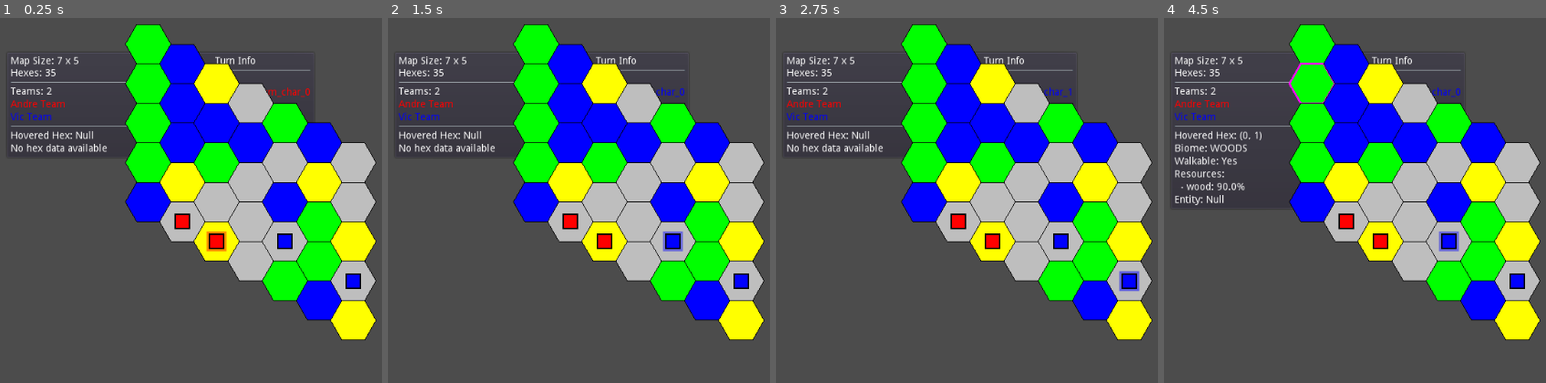
Above: before the commit, frames 1-4 (left to right).
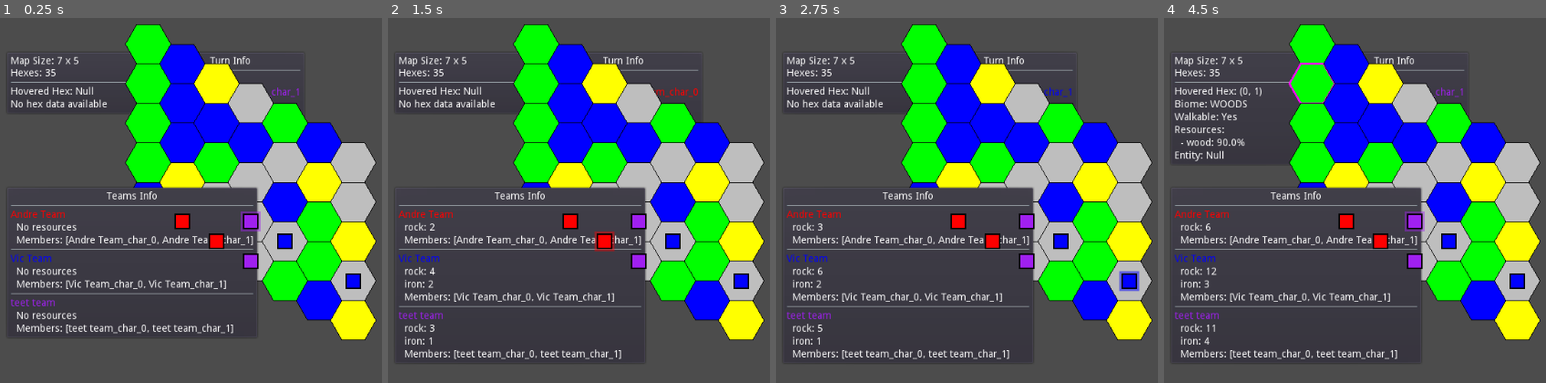
Above: after the commit, the same moments.

Repository: vgMonky/hexa_survival
Game: Godot game, scene res://hex_survival/main.tscn
The game is run twice, just before and just after one commit, with the same random seed, the same clock (stepped at 60 frames per second) and the same inputs.
Inputs (mouse positions are in pixels of both pictures, inside the frame that each line leads up to):
- Up to frame 1 (0.25 s): no input
- Up to frame 2 (1.5 s): click "End Turn" at 0.5 s; click "End Turn" at 1.25 s
- Up to frame 3 (2.75 s): click "End Turn" at 2 s
- Up to frame 4 (4.5 s): click "End Turn" at 2.75 s; click "End Turn" at 3.5 s; tap Enter at 4.25 s; drag from (1312, 43) to (1312, 164) at 4.27 s

The runs differ from the first frame. In frame 1, 9.4% of the frame differs, in the area x 2-82%, y 10-87%; in frame 2, 9.4%; in frame 3, 9.0%; in frame 4, 10%, in the area x 2-79%, y 9-94%.

Commit message:
added teams ui working correctly

Diff:
--- a/hex_survival/main.gd
+++ b/hex_survival/main.gd
@@ -1,63 +1,44 @@
 # main.gd
 extends Node2D
 
-func _init() -> void:
-	print("TIMING: Main _init")
-
-func _notification(what):
-	match what:
-		NOTIFICATION_INSTANCED:
-			print("TIMING: Main scene instanced")
-		NOTIFICATION_PARENTED:
-			print("TIMING: Main scene parented")
-		NOTIFICATION_PATH_CHANGED:
-			print("TIMING: Main scene path changed")
-		NOTIFICATION_READY:
-			print("TIMING: Main scene notification ready")
-		NOTIFICATION_ENTER_TREE:
-			print("TIMING: Main scene enter tree")
-
-func _enter_tree() -> void:
-	print("TIMING: Main _enter_tree")
-
 func _ready() -> void:
-	print("TIMING: Main _ready starting")
 	var state_manager = StateManager.new()
-	print("TIMING: StateManager created")
 	add_child(state_manager)
-	print("TIMING: StateManager added to tree")
 	state_manager.initialize(7, 5)
-	print("TIMING: State initialized")
 
 	state_manager.apply_state_change({
 		"type": "add_team",
 		"team_name": "Andre Team",
 		"team_color": Color.red
 	})
-	print("TIMING: First team added")
 
 	state_manager.apply_state_change({
 		"type": "add_team",
 		"team_name": "Vic Team",
 		"team_color": Color.blue
 	})
-	print("TIMING: Second team added")
+	state_manager.apply_state_change({
+		"type": "add_team",
+		"team_name": "teet team",
+		"team_color": Color.purple
+	})
 
 	var info_ui = InfoUI.new()
-	print("TIMING: InfoUI created")
 	add_child(info_ui)
 	info_ui.update_state_info(state_manager.current_state, null)
 
 	var turn_ui = TurnUI.new()
-	print("TIMING: TurnUI created")
 	add_child(turn_ui)
 	turn_ui.initialize(state_manager)
 
 	var map_view = MapView.new()
-	print("TIMING: MapView created")
 	add_child(map_view)
 	map_view.initialize(state_manager, info_ui)
-	print("TIMING: MapView initialized")
 
+	var teams_ui = TeamsUI.new()
+	add_child(teams_ui)
+	teams_ui.initialize(state_manager)
+
+	# Connect state updates
 	state_manager.connect("state_updated", turn_ui, "_on_state_updated")
-	print("TIMING: _ready completed")
+	state_manager.connect("state_updated", teams_ui, "_on_state_updated")
--- a/hex_survival/view/ui/info_ui.gd
+++ b/hex_survival/view/ui/info_ui.gd
@@ -3,38 +3,19 @@
 extends UIBox
 
 var map_info: Label
-var team_info: VBoxContainer
 var hex_info: VBoxContainer
 
 func _init(title: String = "", pos_preset: int = Control.PRESET_TOP_RIGHT).(title, pos_preset) -> void:
 	set_margins(-200, 10, -10)
 	map_info = Label.new()
-	team_info = VBoxContainer.new()
 	hex_info = VBoxContainer.new()
 	content.add_child(map_info)
-	content.add_child(HSeparator.new())
-	content.add_child(team_info)
 	content.add_child(HSeparator.new())
 	content.add_child(hex_info)
 
 func update_state_info(state: GameState, hovered_hex) -> void:
 	map_info.text = "Map Size: %d x %d" % [state.map_data.width, state.map_data.height]
 	map_info.text += "\nHexes: %d" % len(state.map_data.hexes)
-
-	# Clear the previous team info
-	for child in team_info.get_children():
-		child.queue_free()
-
-	# Display the list of teams and their colors
-	var team_label = Label.new()
-	team_label.text = "Teams: %d" % len(state.teams.team_data)
-	team_info.add_child(team_label)
-	for team_name in state.teams.team_data:
-		var team_data = state.teams.team_data[team_name]
-		team_label = Label.new()
-		team_label.text = team_name
-		team_label.modulate = team_data.color
-		team_info.add_child(team_label)
 
 	# Clear the previous hex info
 	for child in hex_info.get_children():
--- /dev/null
+++ b/hex_survival/view/ui/teams_ui.gd
@@ -0,0 +1,55 @@
+# view/ui/teams_ui.gd
+class_name TeamsUI
+extends UIBox
+
+var teams_container: VBoxContainer
+var state_manager: StateManager
+
+func _init(title: String = "Teams Info", pos_preset: int = Control.PRESET_CENTER_RIGHT).(title, pos_preset) -> void:
+	set_margins(-200, 200, -10)
+	teams_container = VBoxContainer.new()
+	content.add_child(teams_container)
+
+func initialize(manager: StateManager) -> void:
+	state_manager = manager
+	update_teams_info(state_manager.current_state)
+
+func _on_state_updated() -> void:
+	update_teams_info(state_manager.current_state)
+
+func update_teams_info(state: GameState) -> void:
+	# Clear previous info
+	for child in teams_container.get_children():
+		child.queue_free()
+
+	# Add each team's info
+	for team_name in state.teams.team_data:
+		var team_data = state.teams.team_data[team_name]
+		var inventory = team_data.get("inventory", {})
+
+		# Team header (name and color)
+		var team_header = Label.new()
+		team_header.text = team_name
+		team_header.modulate = team_data.color
+		teams_container.add_child(team_header)
+
+		# Team inventory
+		if inventory.empty():
+			var no_resources = Label.new()
+			no_resources.text = "  No resources"
+			teams_container.add_child(no_resources)
+		else:
+			for resource in inventory:
+				var resource_label = Label.new()
+				resource_label.text = "  %s: %d" % [resource, inventory[resource]]
+				teams_container.add_child(resource_label)
+
+		# Team members
+		var members = state.teams.members[team_name]
+		var members_label = Label.new()
+		members_label.text = "  Members: %s" % str(members)
+		teams_container.add_child(members_label)
+
+		# Add separator between teams
+		if team_name != state.teams.team_data.keys().back():
+			teams_container.add_child(HSeparator.new())
--- a/project.godot
+++ b/project.godot
@@ -74,6 +74,11 @@
 "language": "GDScript",
 "path": "res://hex_survival/game/systems/team_system.gd"
 }, {
+"base": "UIBox",
+"class": "TeamsUI",
+"language": "GDScript",
+"path": "res://hex_survival/view/ui/teams_ui.gd"
+}, {
 "base": "BaseSystem",
 "class": "TurnSystem",
 "language": "GDScript",
@@ -103,6 +108,7 @@
 "ResourceSystem": "",
 "StateManager": "",
 "TeamSystem": "",
+"TeamsUI": "",
 "TurnSystem": "",
 "TurnUI": "",
 "UIBox": ""
